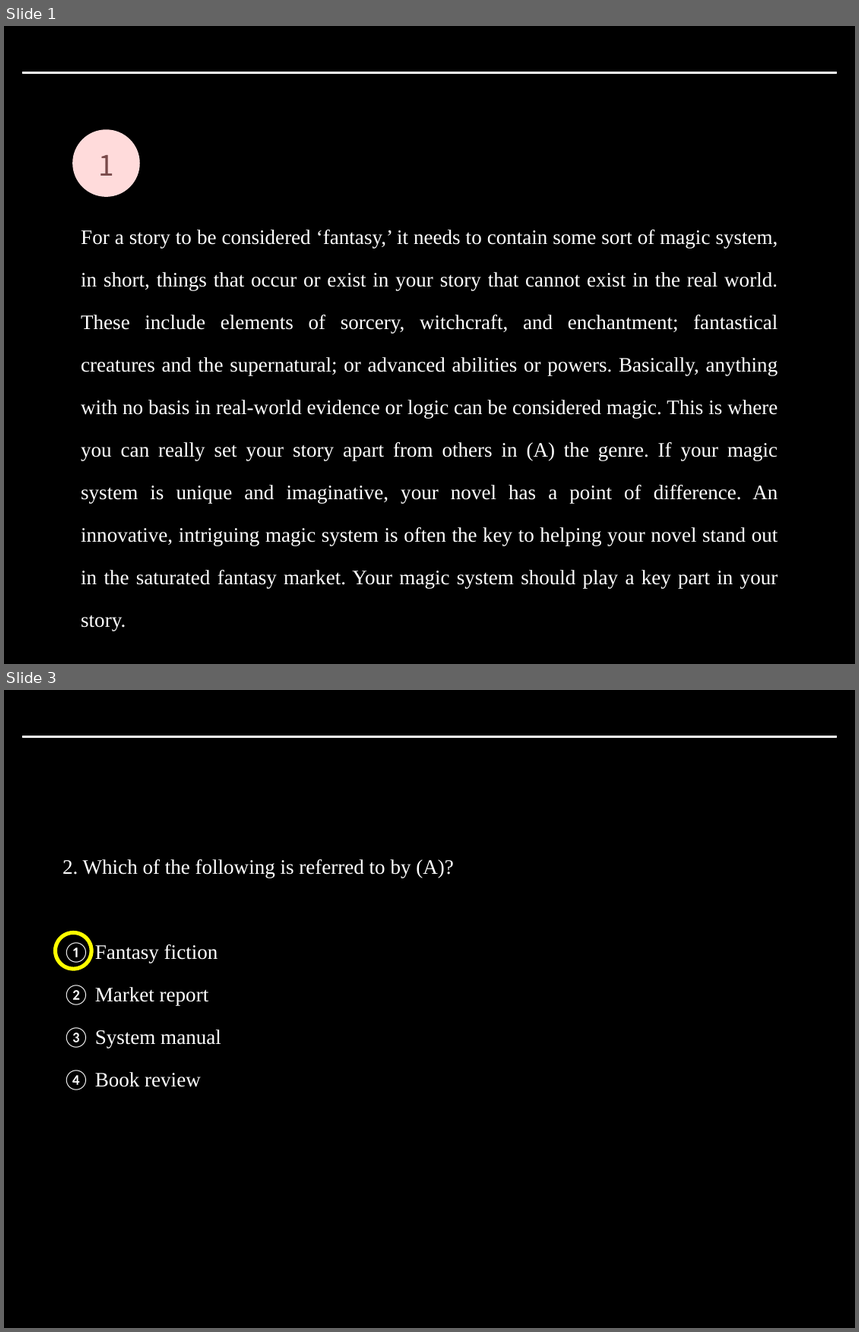
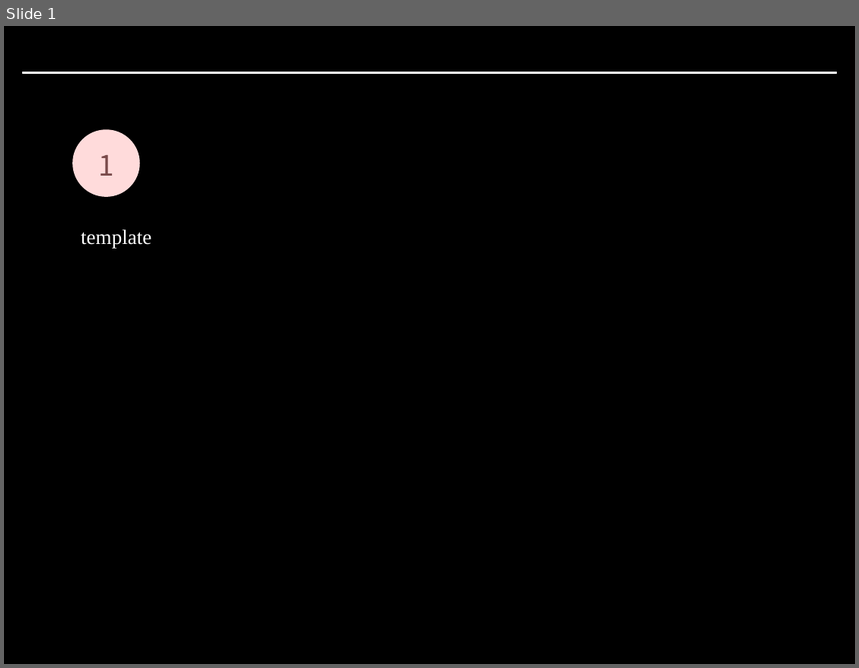
Before and after one commit to howard-kim/book2ppt, a slide deck: backend/template.pptx. Shown one above the other, each under a label of ours: slides 1 and 3 before the commit, slide 1 after it; the slides between them are not shown. The pictures are 859x1332 and 859x668 pixels, drawn with LibreOffice and Linux fonts; fonts in the diff are those of the drawing. Boxes give left, top, right and bottom in pixels: in the first picture for what was removed or moved away, otherwise in the second. Text is boxed around its words. In the diff, an @@ line names an element or a change of style, - is before the commit and + after.

```diff
--- a/backend/template.pptx
+++ b/backend/template.pptx
@@ slide 3 removed at bbox=[4, 690, 855, 1328], background #000000; not listed: 1 template element that a slide beside it also shows @@
@@ text removed at bbox=[63, 859, 454, 1091] @@
-2. Which of the following is referred to by (A)?
-① Fantasy fiction
-② Market report
-③ System manual
-④ Book review
@@ donut removed at bbox=[54, 932, 92, 970] @@
@@ slide 1 changed as well @@
@@ text removed at bbox=[81, 230, 778, 632] @@
-For a story to be considered ‘fantasy,’ it needs to contain some sort of magic system, in short, things that occur or exist in your story that cannot exist in the real world. These include elements of sorcery, witchcraft, and enchantment; fantastical creatures and the supernatural; or advanced abilities or powers. Basically, anything with no basis in real-world evidence or logic can be considered magic. This is where you can really set your story apart from others in (A) the genre. If your magic system is unique and imaginative, your novel has a point of difference. An innovative, intriguing magic system is often the key to helping your novel stand out in the saturated fantasy market. Your magic system should play a key part in your story.
@@ text added at bbox=[81, 230, 151, 249], 30 pt, text #FFFFFF @@
+template
```
Also in this commit, not shown: 2 other slides changed, 2 slides added, 1 other slide removed, 6 other files.
